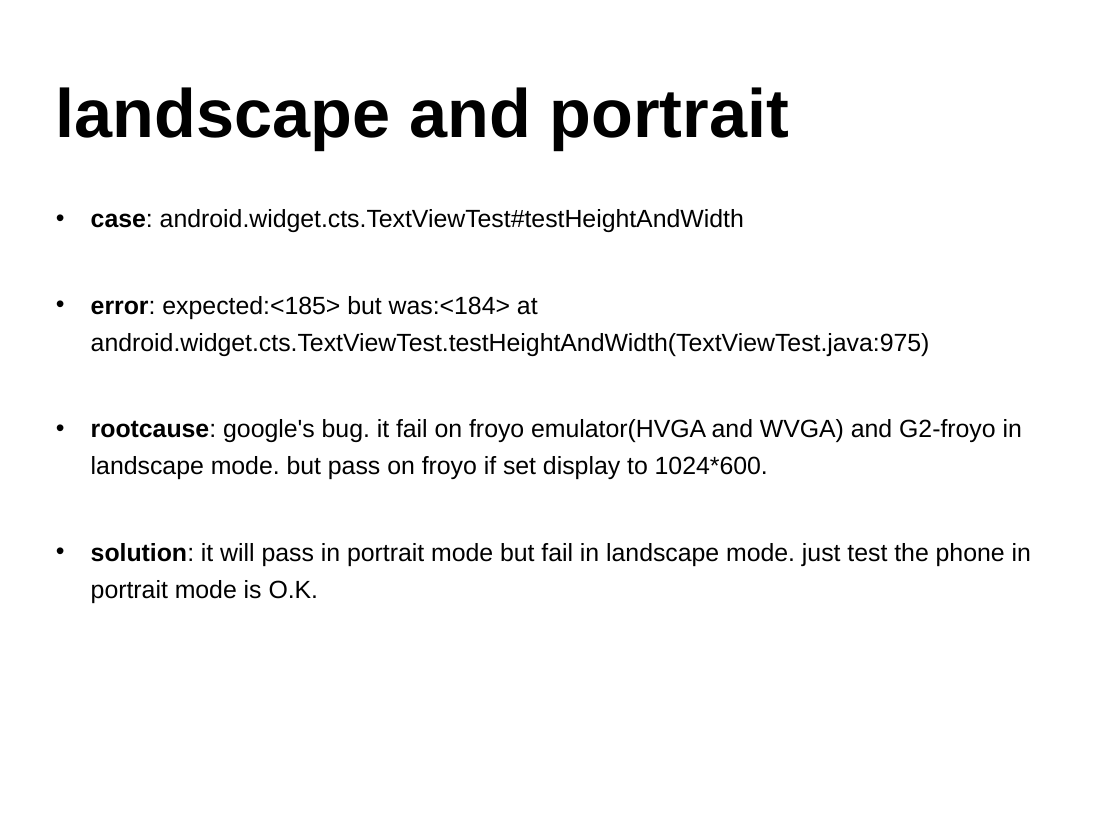
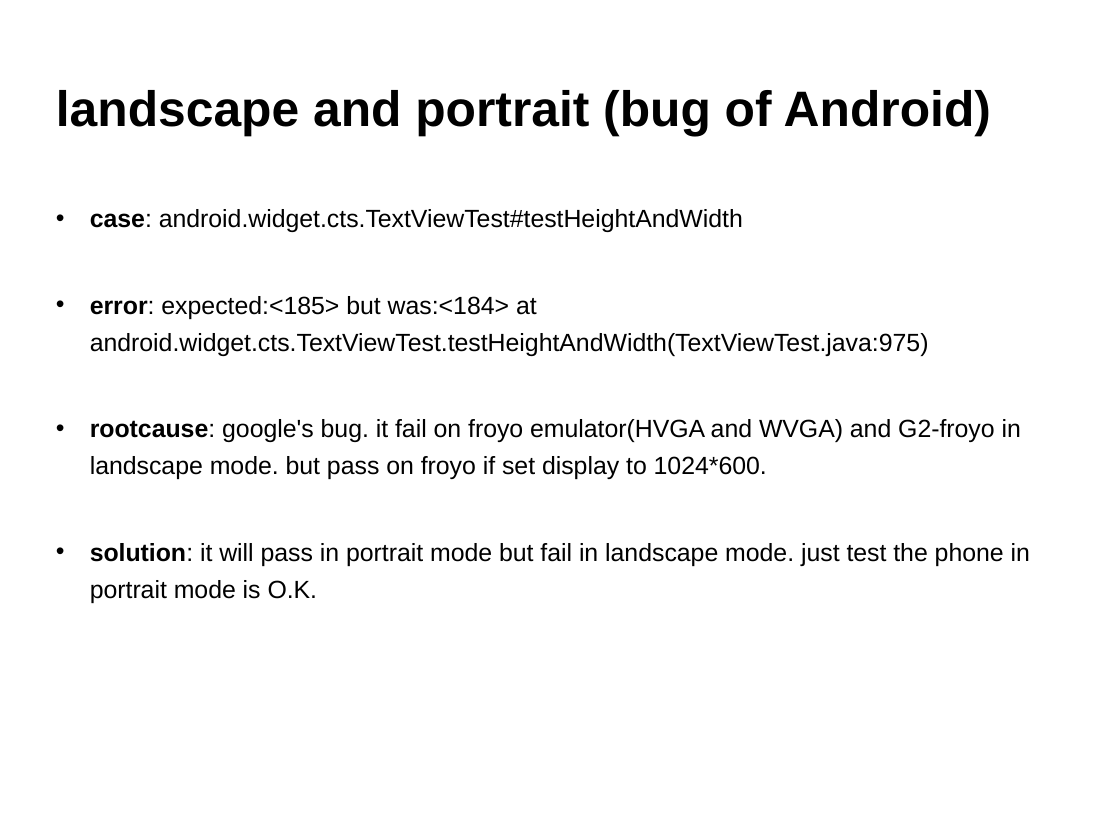
Before and after one commit to widerules/system-information, a slide deck: slide 42 of cts/CTS-training.ppt (slide 40 before the commit). Drawn at 1120x840 pixels with LibreOffice and Linux fonts; fonts in the diff are those of the drawing; background and template pictures are left out. Boxes give left, top, right and bottom in pixels: in the first picture for what was removed or moved away, otherwise in the second. Text is boxed around its words. In the diff, an @@ line names an element or a change of style, - is before the commit and + after.

```diff
--- a/cts/CTS-training.ppt
+++ b/cts/CTS-training.ppt
@@ text at box(56, 90, 991, 137): text changed; size 44 to 32 pt @@
-landscape and portrait
+landscape and portrait (bug of Android)
```
Also in this commit, not shown: 30 other slides changed, 3 slides added, 1 other file.
